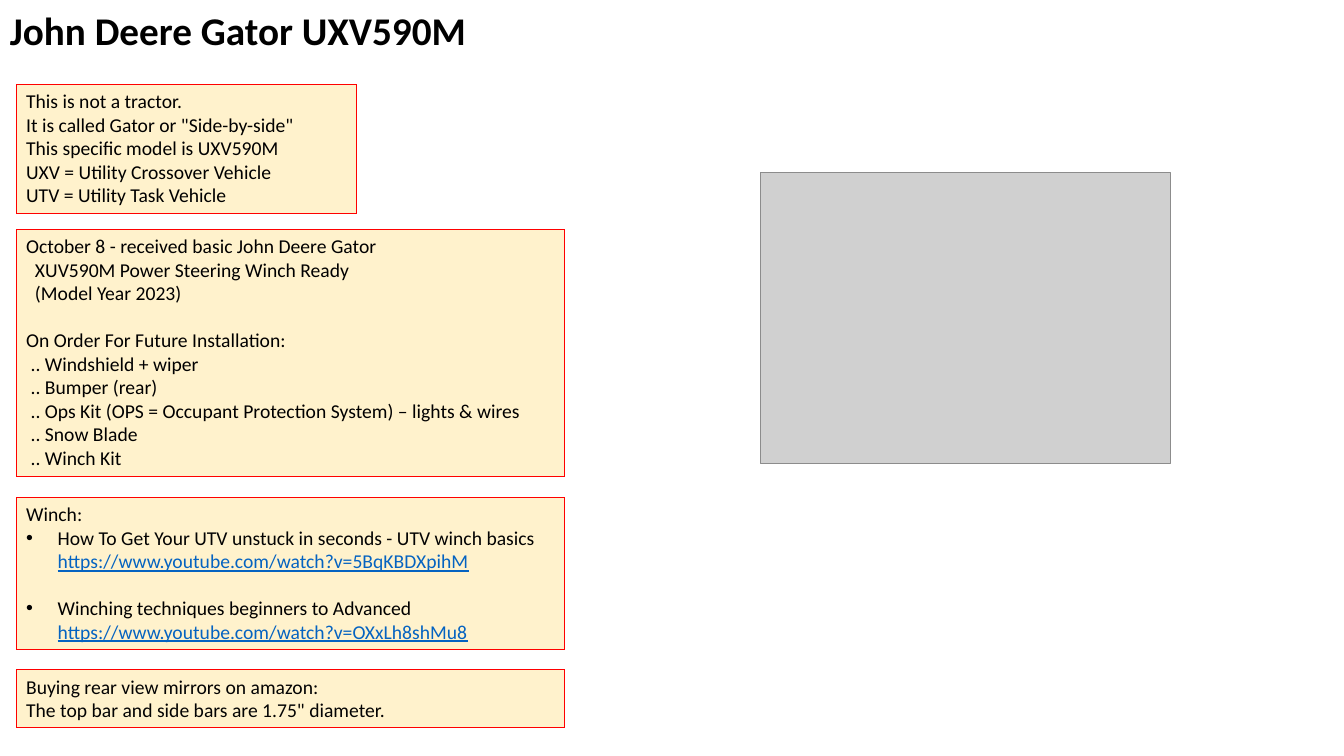
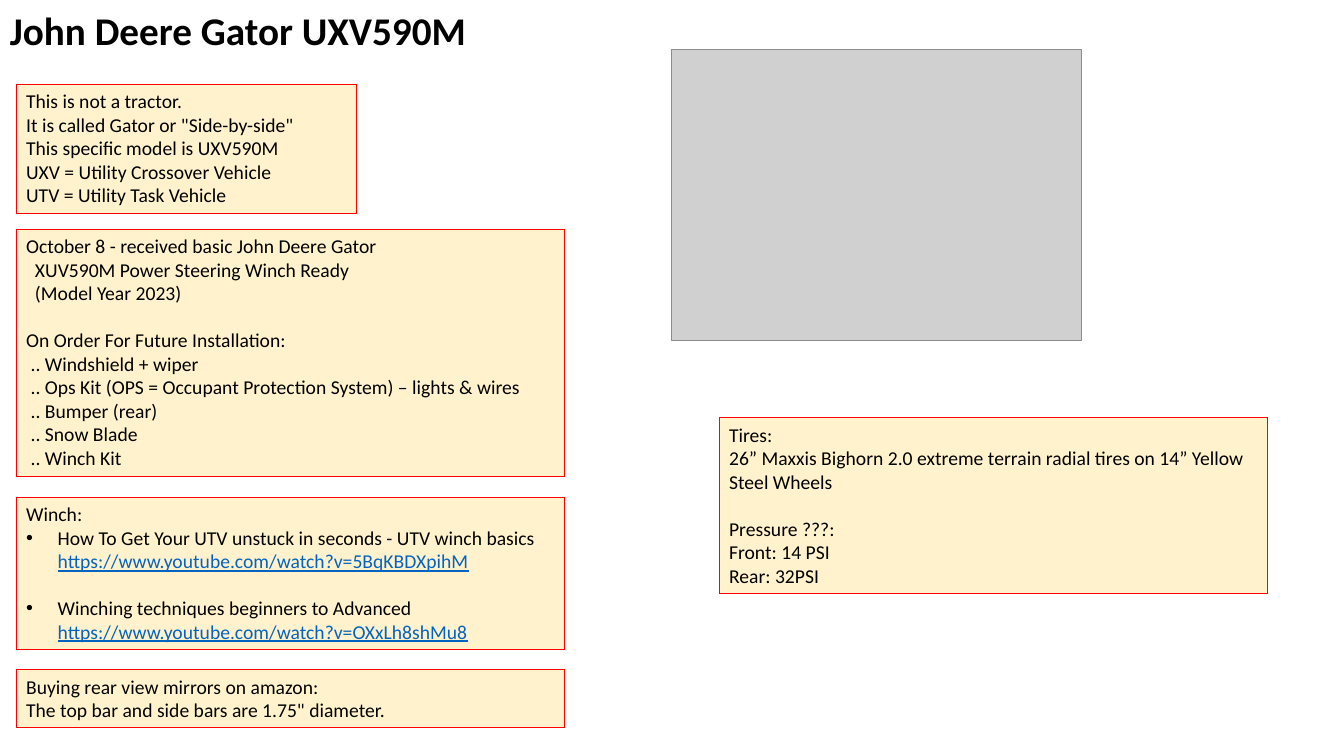
Before and after one commit to lselector/misc_farm, a slide deck: slide 1 of gator_xuv590m.pptx. Drawn at 1344x756 pixels with LibreOffice and Linux fonts; fonts in the diff are those of the drawing; grey boxes stand for pictures. Boxes give left, top, right and bottom in pixels: in the first picture for what was removed or moved away, otherwise in the second. Text is boxed around its words. In the diff, an @@ line names an element or a change of style, - is before the commit and + after.

```diff
--- a/gator_xuv590m.pptx
+++ b/gator_xuv590m.pptx
@@ picture: place and size @@
-picture at [760,172,1171,464]
+picture at [673,49,1083,341]
@@ text in rectangle at [45,380,520,398]: paragraph added @@
+.. Ops Kit (OPS = Occupant Protection System) – lights & wires
@@ text in rectangle at [45,404,520,422]: paragraph removed @@
-.. Ops Kit (OPS = Occupant Protection System) – lights & wires
@@ rectangle added at [719,417,1267,594], fill #FFF2CC, outline #FF0000 0.75 pt, 14 pt, text #000000 @@
+Tires:
+26” Maxxis Bighorn 2.0 extreme terrain radial tires on 14” Yellow Steel Wheels
+Pressure ???:
+Front: 14 PSI
+Rear: 32PSI
```
Also in this commit, not shown: 2 other files.
